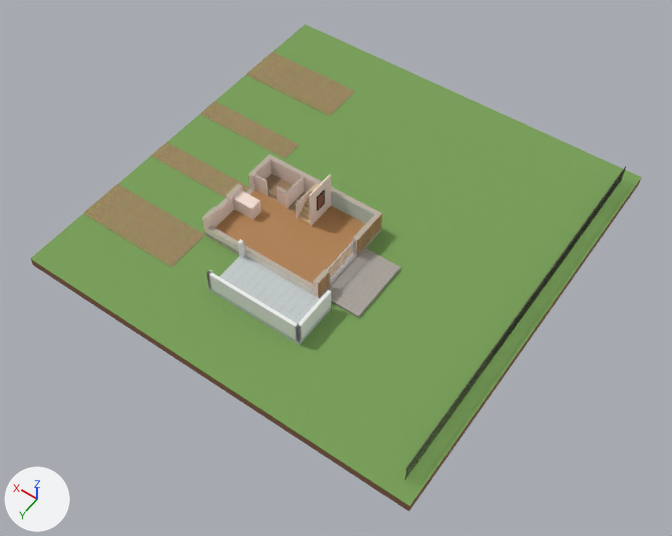
Two versions of the glTF model assets/models/maison-coupe.glb, one commit apart.
Camera for both pictures: a 50 mm lens placed at (-18.9, 24.6, 41.8), pointed at (0.8, -2.9, -1.5). Arrows for +X, +Y and +Z are at lower left; the lights stay in place. The older version comes first. Where no turn or scale is listed for an object, it has been applied to the vertices.

Script lines for the objects in view, before the commit:
```python
ob_mesh_15 = bpy.data.objects.new('Mesh_15', me_mesh_15)
ob_mesh_15.location = (11.48, -5.97, -0.31)
ob_mesh_6 = bpy.data.objects.new('Mesh_6', me_mesh_6)
ob_mesh_6.location = (1.95, 1.77, -0.16)
ob_mesh_7 = bpy.data.objects.new('Mesh_7', me_mesh_7)
ob_mesh_7.location = (2.0, -5.75, 0.85)
ob_mesh_8 = bpy.data.objects.new('Mesh_8', me_mesh_8)
ob_mesh_8.location = (2.0, -5.75, -0.33)
ob_mesh_9 = bpy.data.objects.new('Mesh_9', me_mesh_9)
ob_mesh_9.location = (-1.55, -2.15, -0.22)
# also in view: 'Mesh_3' at (3.8, -2.8, 0.0)
```
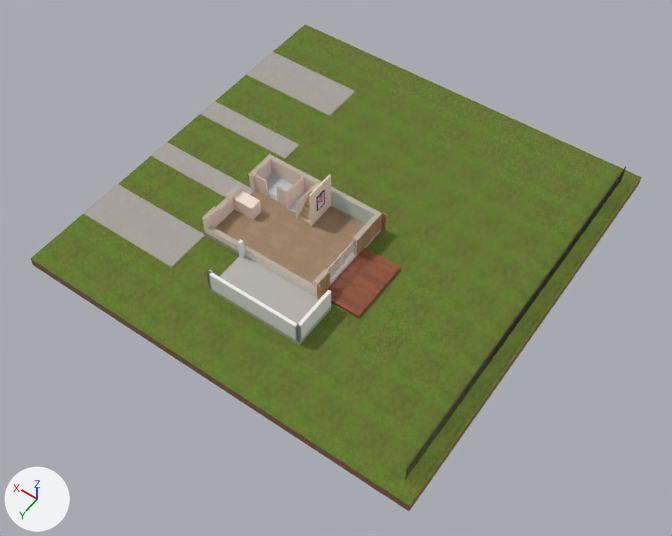
Boxes (x1, y1, x2, y2) around the edits, measured in the pictures (672 x 536 px):
```json
{"object": "Mesh_8", "change": "recoloured", "before": [30, 24, 641, 506], "after": [30, 24, 641, 506], "on screen": "darker"}
{"object": "Mesh_15", "change": "recoloured", "before": [83, 52, 355, 267], "after": [83, 52, 355, 267], "on screen": "brown to grey"}
{"object": "Mesh_6", "change": "recoloured", "before": [209, 256, 331, 345], "after": [209, 256, 331, 345]}
{"object": "Mesh_9", "change": "recoloured", "before": [322, 248, 401, 318], "after": [322, 248, 401, 318], "on screen": "grey to brown"}
{"object": "Mesh_16", "change": "added", "after": [317, 213, 387, 300]}
```

The change, as JSON lines over the scene's bpy script:
```json
{"block": "mat_material_7", "change": "nodes: BsdfPrincipled, Mapping, Mix, OutputMaterial, TexImage, UVMap"}
{"block": "mat_material_7", "change": "colours: green #a9e383"}
{"block": "mat_material_7", "change": "nodes: BsdfPrincipled, Mapping, OutputMaterial, TexImage, UVMap"}
{"block": "mat_material_8", "change": "nodes: BsdfPrincipled, Mapping, OutputMaterial, TexImage, UVMap"}
{"block": "mat_material_8", "change": "nodes: BsdfPrincipled, Mapping, Mix, OutputMaterial, TexImage, UVMap"}
{"block": "mat_material_8", "change": "colours: green #a9e383"}
{"op": "add", "block": "mat_material_10", "code": ["mat_material_10 = bpy.data.materials.new('Material_10')", "# uses the picture img_image_8"]}
{"block": "me_mesh_6", "where": "me_mesh_6.from_pydata(...)  # 8 vertices, 12 faces; spans x -3.15..3.15, y -1.47..1.47, z -0.16..0.16"}
{"op": "remove", "block": "me_mesh_6", "code": "me_mesh_6.materials.append(mat_material_6)"}
{"op": "add", "block": "me_mesh_6", "code": "me_mesh_6.materials.append(mat_material_7)"}
{"block": "me_mesh_8", "where": "me_mesh_8.from_pydata(...)  # 8 vertices, 12 faces; spans x -13.0..13.0, y -13.2..13.2, z 0.0"}
{"op": "remove", "block": "me_mesh_8", "code": "me_mesh_8.materials.append(mat_material_7)"}
{"op": "add", "block": "me_mesh_8", "code": "me_mesh_8.materials.append(mat_material_8)"}
{"block": "me_mesh_15", "where": "me_mesh_15.from_pydata(...)  # 32 vertices, 48 faces; spans x -3.5..3.5, y -9.2..9.2, z 0.0"}
{"op": "remove", "block": "me_mesh_15", "code": "me_mesh_15.materials.append(mat_material_8)"}
{"op": "add", "block": "me_mesh_15", "code": "me_mesh_15.materials.append(mat_material_9)"}
{"block": "me_mesh_9", "where": "me_mesh_9.from_pydata(...)  # 8 vertices, 12 faces; spans x -1.25..1.25, y -2.1..2.1, z -0.1..0.1"}
{"op": "remove", "block": "me_mesh_9", "code": "me_mesh_9.materials.append(mat_material_9)"}
{"op": "add", "block": "me_mesh_9", "code": "me_mesh_9.materials.append(mat_material_10)"}
{"op": "add", "block": "me_mesh_16_1", "code": ["me_mesh_16_1 = bpy.data.meshes.new('Mesh_16')", "me_mesh_16_1.from_pydata(...)  # a box spanning x -0.14..0.14, y 3.13..3.22, z -0.65..0.65; a box spanning x -0.14..0.14, y -3.22..-3.13, z -0.65..0.65", "me_mesh_16_1.materials.append(mat_material_3)"]}
{"op": "add", "block": "ob_mesh_16", "code": ["ob_mesh_16 = bpy.data.objects.new('Mesh_16', me_mesh_16_1)", "ob_mesh_16.location = (-0.44, -2.84, 0.65)"]}
```
